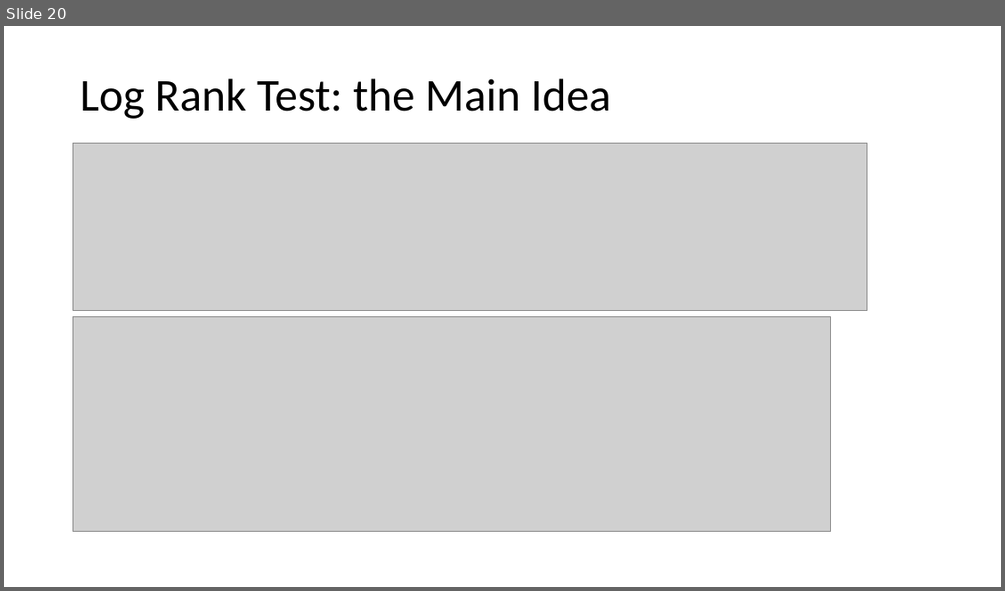
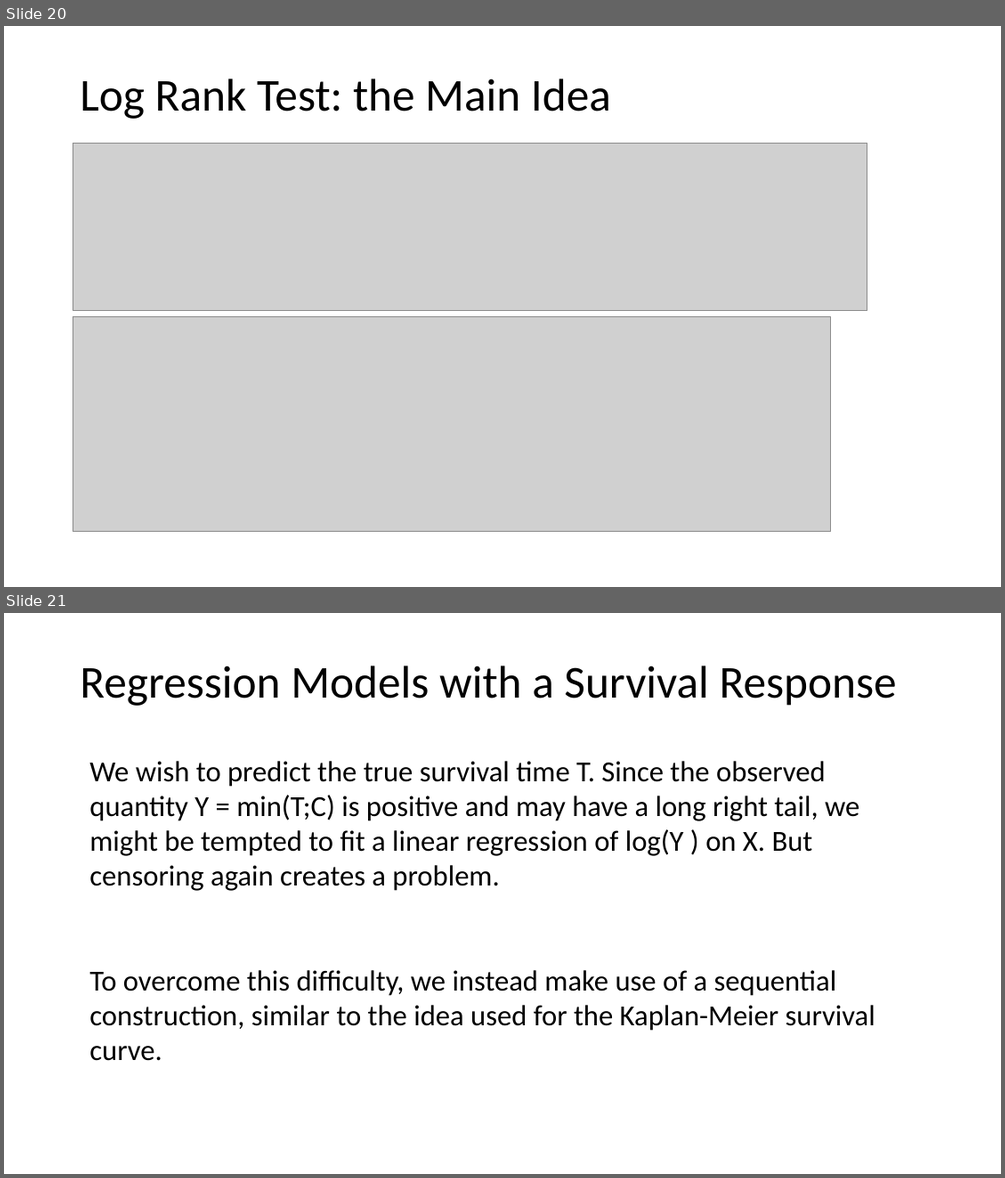
Before and after one commit to tianzheng4/tianzheng4.github.io, a slide deck: _umkc-teaching/slides/Lecture14.pptx. Shown one above the other, each under a label of ours: slide 20 before the commit, slides 20 and 21 after it. The pictures are 1005x591 and 1005x1178 pixels, drawn with LibreOffice and Linux fonts; fonts in the diff are those of the drawing; grey boxes stand for pictures. Boxes give left, top, right and bottom in pixels: in the first picture for what was removed or moved away, otherwise in the second. Text is boxed around its words. In the diff, an @@ line names an element or a change of style, - is before the commit and + after.

```diff
--- a/_umkc-teaching/slides/Lecture14.pptx
+++ b/_umkc-teaching/slides/Lecture14.pptx
@@ slide 21 added at (x1=4, y1=613, x2=1001, y2=1174), background #FFFFFF @@
@@ title added at (x1=80, y1=666, x2=897, y2=706), 44 pt, text #000000 @@
+Regression Models with a Survival Response
@@ text added at (x1=89, y1=761, x2=859, y2=891), 28 pt, text #000000 @@
+We wish to predict the true survival time T. Since the observed quantity Y = min(T;C) is positive and may have a long right tail, we might be tempted to fit a linear regression of log(Y ) on X. But censoring again creates a problem.
@@ text added at (x1=89, y1=970, x2=875, y2=1061), 28 pt, text #000000 @@
+To overcome this difficulty, we instead make use of a sequential construction, similar to the idea used for the Kaplan-Meier survival curve.
```
Also in this commit, not shown: 6 other slides added, 3 other files.
